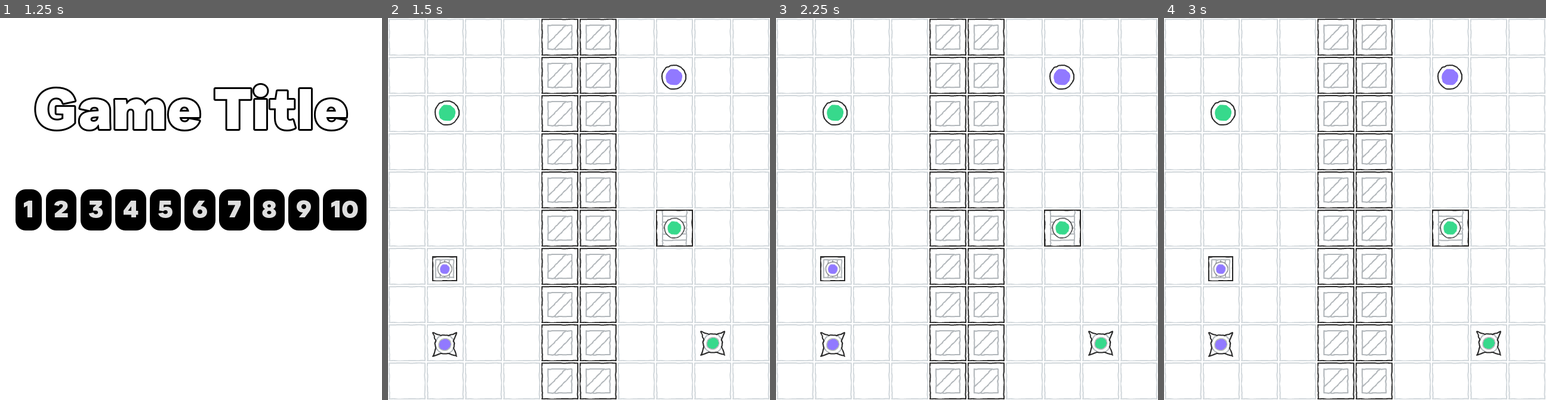
Above: before the commit, frames 1-4 (left to right).
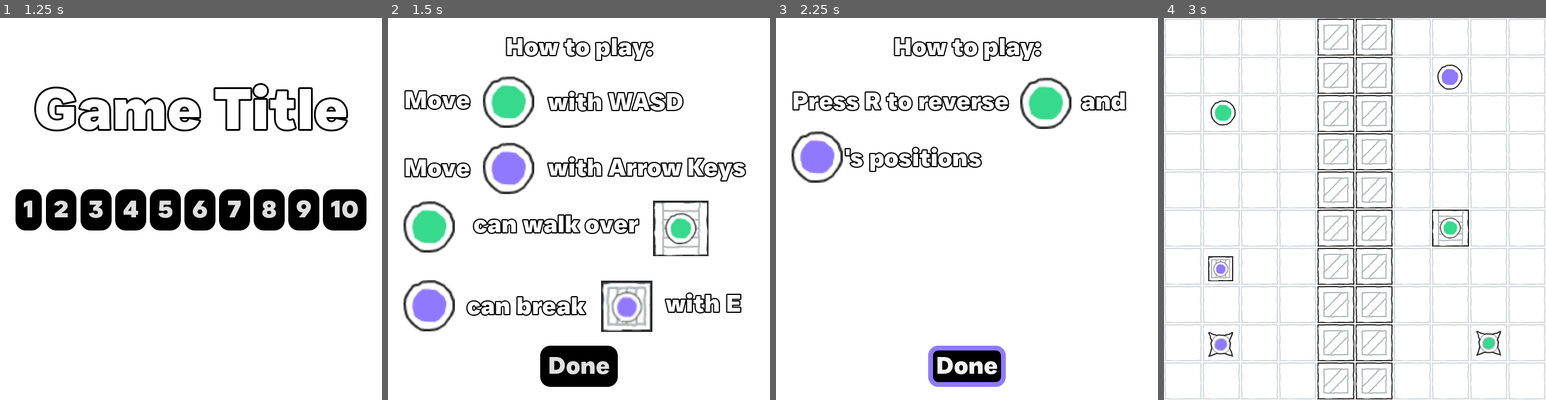
Above: after the commit, the same moments.

Repository: nath-ellis/circle-reversal
Game: Godot game, scene res://scenes/menu.tscn
The game is run twice, just before and just after one commit, with the same random seed, the same clock (stepped at 60 frames per second) and the same inputs.
Inputs (mouse positions are in pixels of both pictures, inside the frame that each line leads up to):
- Up to frame 1 (1.25 s): click "Play" at 0.5 s
- Up to frame 2 (1.5 s): click "1" at 1.25 s
- Up to frame 3 (2.25 s): click (967, 365) at 2 s, where only the run after the commit has a clickable "Done"
- Up to frame 4 (3 s): click (1355, 365) at 2.75 s, where only the run after the commit has a clickable "Done"

Frame 1 is identical in both runs. In frame 2, 26% of the frame differs, in the area x 0-100%, y 0-100%; in frame 3, 21%; in frame 4, nothing differs.

Commit message:
Added a 'How to play' page

Diff:
--- a/scenes/levels/level_one.tscn
+++ b/scenes/levels/level_one.tscn
@@ -7,6 +7,11 @@
 [ext_resource type="PackedScene" uid="uid://crbyg22usjhey" path="res://scenes/player_one.tscn" id="5_jdq4v"]
 [ext_resource type="PackedScene" uid="uid://dpoyfb0mutyc" path="res://scenes/player_two.tscn" id="6_2p3ew"]
 [ext_resource type="PackedScene" uid="uid://wyo024xmo4ob" path="res://scenes/breakable_box.tscn" id="7_o85b2"]
+[ext_resource type="Theme" uid="uid://dqq77rxoecpnf" path="res://assets/theme.tres" id="8_3ovu3"]
+[ext_resource type="Texture2D" uid="uid://cih5get8jhfb5" path="res://assets/player_one.png" id="9_kkcf3"]
+[ext_resource type="Texture2D" uid="uid://dnp6jb2vb1epp" path="res://assets/player_1_pathway.png" id="10_rrf7d"]
+[ext_resource type="Texture2D" uid="uid://c48cko3genvol" path="res://assets/player_two.png" id="11_ghh08"]
+[ext_resource type="Texture2D" uid="uid://dckgaa7nfwi5v" path="res://assets/breakable_box.png" id="12_ar22j"]
 
 [sub_resource type="TileSetAtlasSource" id="TileSetAtlasSource_ykib7"]
 texture = ExtResource("2_s3mh5")
@@ -248,3 +253,239 @@
 
 [node name="BreakableBox" parent="." instance=ExtResource("7_o85b2")]
 position = Vector2(95, 420)
+
+[node name="Tutorial" type="Control" parent="."]
+layout_mode = 3
+anchors_preset = 0
+offset_right = 640.0
+offset_bottom = 640.0
+theme = ExtResource("8_3ovu3")
+
+[node name="BG" type="ColorRect" parent="Tutorial"]
+layout_mode = 0
+offset_right = 640.0
+offset_bottom = 640.0
+
+[node name="HowToPlay" type="Label" parent="Tutorial"]
+layout_mode = 1
+anchors_preset = 5
+anchor_left = 0.5
+anchor_right = 0.5
+offset_left = -123.5
+offset_top = 23.0
+offset_right = 123.5
+offset_bottom = 76.0
+grow_horizontal = 2
+text = "How to play:"
+
+[node name="Page1" type="Control" parent="Tutorial"]
+anchors_preset = 0
+offset_right = 640.0
+offset_bottom = 640.0
+
+[node name="Controls" type="Control" parent="Tutorial/Page1"]
+anchors_preset = 0
+offset_top = 114.0
+offset_right = 640.0
+offset_bottom = 329.0
+
+[node name="Move1" type="Label" parent="Tutorial/Page1/Controls"]
+layout_mode = 1
+anchors_preset = 4
+anchor_top = 0.5
+anchor_bottom = 0.5
+offset_left = 27.0
+offset_top = -109.5
+offset_right = 138.0
+offset_bottom = -56.5
+grow_vertical = 2
+text = "Move"
+
+[node name="PlayerOne" type="Sprite2D" parent="Tutorial/Page1/Controls"]
+position = Vector2(202, 27)
+scale = Vector2(2.04762, 2.04762)
+texture = ExtResource("9_kkcf3")
+
+[node name="WASD" type="Label" parent="Tutorial/Page1/Controls"]
+layout_mode = 1
+anchors_preset = 6
+anchor_left = 1.0
+anchor_top = 0.5
+anchor_right = 1.0
+anchor_bottom = 0.5
+offset_left = -372.0
+offset_top = -106.5
+offset_right = -145.0
+offset_bottom = -53.5
+grow_horizontal = 0
+grow_vertical = 2
+text = "with WASD"
+
+[node name="Move2" type="Label" parent="Tutorial/Page1/Controls"]
+layout_mode = 1
+anchors_preset = 4
+anchor_top = 0.5
+anchor_bottom = 0.5
+offset_left = 27.0
+offset_top = 4.5
+offset_right = 138.0
+offset_bottom = 57.5
+grow_vertical = 2
+text = "Move"
+
+[node name="PlayerTwo" type="Sprite2D" parent="Tutorial/Page1/Controls"]
+position = Vector2(202, 138)
+scale = Vector2(2.048, 2.048)
+texture = ExtResource("11_ghh08")
+
+[node name="Arrows" type="Label" parent="Tutorial/Page1/Controls"]
+layout_mode = 1
+anchors_preset = 6
+anchor_left = 1.0
+anchor_top = 0.5
+anchor_right = 1.0
+anchor_bottom = 0.5
+offset_left = -372.0
+offset_top = 3.5
+offset_right = -41.0
+offset_bottom = 56.5
+grow_horizontal = 0
+grow_vertical = 2
+text = "with Arrow Keys"
+
+[node name="PlayerOne" type="Control" parent="Tutorial/Page1"]
+anchors_preset = 0
+offset_top = 272.0
+offset_right = 640.0
+offset_bottom = 421.0
+
+[node name="PlayerOne" type="Sprite2D" parent="Tutorial/Page1/PlayerOne"]
+position = Vector2(69, 78)
+scale = Vector2(2.04762, 2.04762)
+texture = ExtResource("9_kkcf3")
+
+[node name="CanWalkOver" type="Label" parent="Tutorial/Page1/PlayerOne"]
+layout_mode = 1
+anchors_preset = 8
+anchor_left = 0.5
+anchor_top = 0.5
+anchor_right = 0.5
+anchor_bottom = 0.5
+offset_left = -177.0
+offset_top = -26.5
+offset_right = 99.0
+offset_bottom = 26.5
+grow_horizontal = 2
+grow_vertical = 2
+text = "can walk over"
+
+[node name="Pathway" type="Sprite2D" parent="Tutorial/Page1/PlayerOne"]
+position = Vector2(491, 81)
+scale = Vector2(1.5, 1.5)
+texture = ExtResource("10_rrf7d")
+
+[node name="PlayerTwo" type="Control" parent="Tutorial/Page1"]
+anchors_preset = 0
+offset_top = 400.0
+offset_right = 640.0
+offset_bottom = 569.0
+
+[node name="PlayerTwo" type="Sprite2D" parent="Tutorial/Page1/PlayerTwo"]
+position = Vector2(69, 82)
+scale = Vector2(2.048, 2.048)
+texture = ExtResource("11_ghh08")
+
+[node name="CanBreak" type="Label" parent="Tutorial/Page1/PlayerTwo"]
+layout_mode = 1
+anchors_preset = 8
+anchor_left = 0.5
+anchor_top = 0.5
+anchor_right = 0.5
+anchor_bottom = 0.5
+offset_left = -188.0
+offset_top = -27.5
+offset_right = 11.0
+offset_bottom = 25.5
+grow_horizontal = 2
+grow_vertical = 2
+text = "can break"
+
+[node name="Sprite2D" type="Sprite2D" parent="Tutorial/Page1/PlayerTwo"]
+position = Vector2(400, 83)
+scale = Vector2(2.048, 2.048)
+texture = ExtResource("12_ar22j")
+
+[node name="WithE" type="Label" parent="Tutorial/Page1/PlayerTwo"]
+layout_mode = 0
+offset_left = 465.0
+offset_top = 53.0
+offset_right = 591.0
+offset_bottom = 106.0
+text = "with E"
+
+[node name="Page2" type="Control" parent="Tutorial"]
+visible = false
+anchors_preset = 0
+offset_right = 640.0
+offset_bottom = 640.0
+
+[node name="Reverse" type="Control" parent="Tutorial/Page2"]
+anchors_preset = 0
+offset_top = 34.0
+offset_right = 640.0
+offset_bottom = 297.0
+
+[node name="PressR" type="Label" parent="Tutorial/Page2/Reverse"]
+layout_mode = 1
+anchors_preset = 4
+anchor_top = 0.5
+anchor_bottom = 0.5
+offset_left = 27.0
+offset_top = -51.5
+offset_right = 392.0
+offset_bottom = 1.5
+grow_vertical = 2
+text = "Press R to reverse"
+
+[node name="PlayerOne" type="Sprite2D" parent="Tutorial/Page2/Reverse"]
+position = Vector2(452, 109)
+scale = Vector2(2.04762, 2.04762)
+texture = ExtResource("9_kkcf3")
+
+[node name="And" type="Label" parent="Tutorial/Page2/Reverse"]
+layout_mode = 0
+offset_left = 511.0
+offset_top = 80.0
+offset_right = 587.0
+offset_bottom = 133.0
+text = "and"
+
+[node name="PlayerTwo" type="Sprite2D" parent="Tutorial/Page2/Reverse"]
+position = Vector2(69, 199)
+scale = Vector2(2.048, 2.048)
+texture = ExtResource("11_ghh08")
+
+[node name="Positions" type="Label" parent="Tutorial/Page2/Reverse"]
+layout_mode = 0
+offset_left = 116.0
+offset_top = 175.0
+offset_right = 342.0
+offset_bottom = 228.0
+text = "'s positions"
+
+[node name="Done" type="Button" parent="Tutorial"]
+layout_mode = 1
+anchors_preset = 7
+anchor_left = 0.5
+anchor_top = 1.0
+anchor_right = 0.5
+anchor_bottom = 1.0
+offset_left = -60.0
+offset_top = -91.0
+offset_right = 60.0
+offset_bottom = -25.0
+grow_horizontal = 2
+grow_vertical = 0
+text = "Done"
+
+[connection signal="pressed" from="Tutorial/Done" to="." method="_on_done_pressed"]
--- a/scripts/level.gd
+++ b/scripts/level.gd
@@ -11,6 +11,9 @@
 @onready var player_two_particles = $PlayerTwo/CPUParticles2D
 @onready var player_swoosh_sfx = $PlayerOne/Swoosh
 @onready var pathways = $Pathways
+@onready var tutorial = $Tutorial
+@onready var tutorial_page_1 = $Tutorial/Page1
+@onready var tutorial_page_2 = $Tutorial/Page2
 var block = false  # Prevent player movement while swapping positions
 
 
@@ -65,3 +68,11 @@
 		player_two.global_position = player_one_pos
 	else:
 		block = false
+
+
+func _on_done_pressed():
+	if tutorial_page_1.visible:
+		tutorial_page_1.hide()
+		tutorial_page_2.show()
+	else:
+		tutorial.hide()
Not shown: 1 places in scenes/levels/level_one.tscn that only renumber resources
